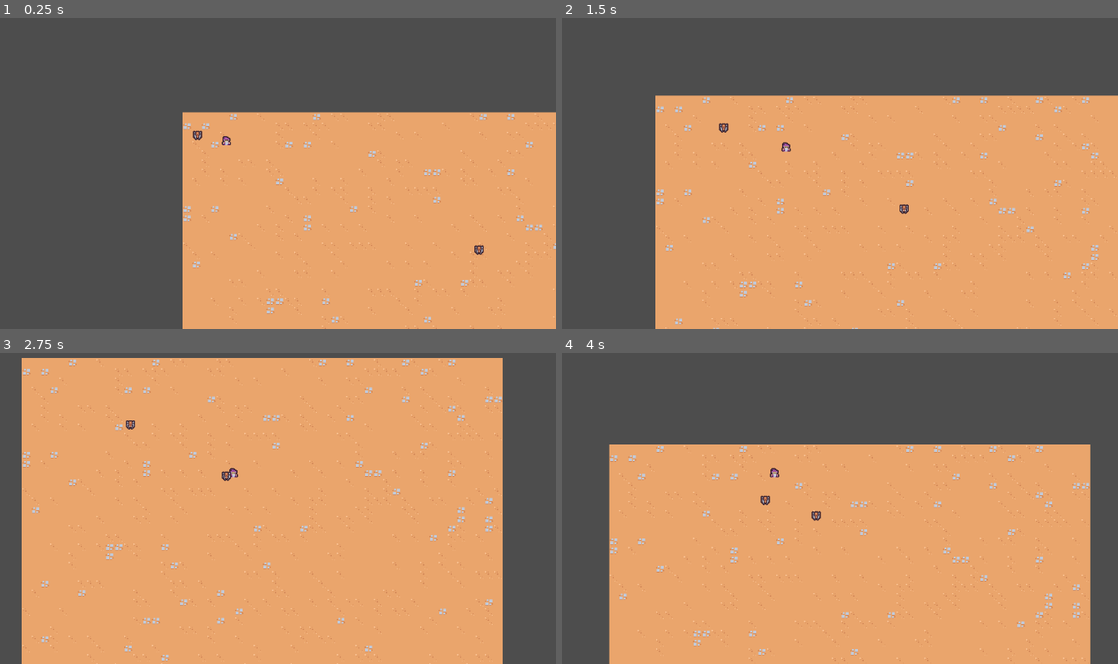
Above: before the commit, frames 1-4 (two rows, left to right).
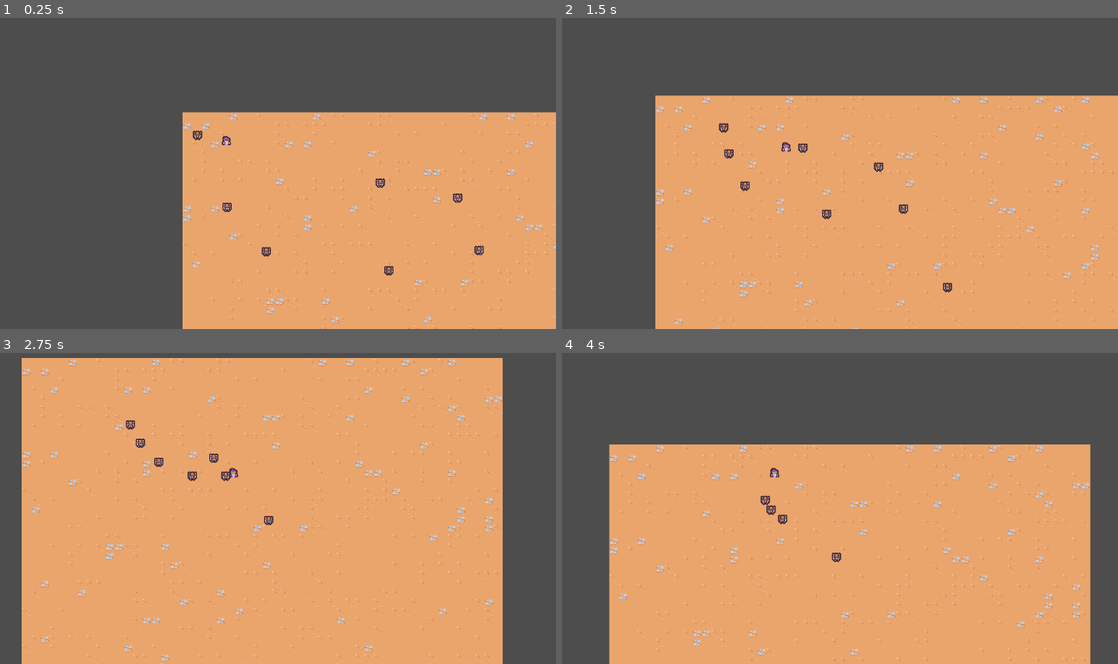
Above: after the commit, the same moments.

Repository: malefooo/godot-study
Game: Godot game, scene res://scenes/main/main.tscn
Same seed, same stepped clock (60 frames per second), same inputs: the game is played once before the commit and once after it.
Inputs:
- Up to frame 1 (0.25 s): no input
- Up to frame 2 (1.5 s): hold D (move_right) 0.53-1.28 s; hold S (move_down) from 1.28 s (still down)
- Up to frame 3 (2.75 s): release S (move_down) at 2.03 s; hold D (move_right) from 2.03 s (still down)
- Up to frame 4 (4 s): release D (move_right) at 2.78 s; hold W (move_up) 2.78-3.53 s; hold A (move_left) from 3.53 s (still down)

The runs differ from the first frame. In frame 1, 0.3% of the frame differs, in the area x 40-88%, y 51-83%; in frame 2, 0.3%, in the area x 29-71%, y 40-89%; in frame 3, 0.3%; in frame 4, 0.2%.

Commit message:
Szw 12 (#35)
* di san ci zuoye

* di wu ci zuo ye

* Commit message

* di shi ci zuo ye

* di shi er ci cuo ye

Diff:
--- a/project.godot
+++ b/project.godot
@@ -14,6 +14,10 @@
 run/main_scene="res://scenes/main/main.tscn"
 config/features=PackedStringArray("4.2", "Forward Plus")
 config/icon="res://icon.svg"
+
+[debug]
+
+gdscript/warnings/unused_parameter=0
 
 [input]
 
@@ -42,6 +46,13 @@
 ]
 }
 
+[layer_names]
+
+2d_physics/layer_1="Terrain"
+2d_physics/layer_2="Player"
+2d_physics/layer_3="Enemy"
+
 [rendering]
 
 textures/canvas_textures/default_texture_filter=0
+2d/snap/snap_2d_transforms_to_pixel=true
--- a/scenes/ability/sword_ability/sword_ability.tscn
+++ b/scenes/ability/sword_ability/sword_ability.tscn
@@ -1,6 +1,45 @@
-[gd_scene load_steps=5 format=3 uid="uid://dulwmwlb67kmf"]
+[gd_scene load_steps=6 format=3 uid="uid://dulwmwlb67kmf"]
 
 [ext_resource type="Texture2D" uid="uid://ds8pxam5bqwr1" path="res://scenes/ability/sword_ability/sword.png" id="1_jbjs7"]
+
+[sub_resource type="Animation" id="Animation_tw37k"]
+length = 0.001
+tracks/0/type = "value"
+tracks/0/imported = false
+tracks/0/enabled = true
+tracks/0/path = NodePath("Sprite2D:rotation")
+tracks/0/interp = 1
+tracks/0/loop_wrap = true
+tracks/0/keys = {
+"times": PackedFloat32Array(0),
+"transitions": PackedFloat32Array(1),
+"update": 0,
+"values": [0.0]
+}
+tracks/1/type = "value"
+tracks/1/imported = false
+tracks/1/enabled = true
+tracks/1/path = NodePath("Sprite2D:scale")
+tracks/1/interp = 1
+tracks/1/loop_wrap = true
+tracks/1/keys = {
+"times": PackedFloat32Array(0),
+"transitions": PackedFloat32Array(1),
+"update": 0,
+"values": [Vector2(1, 1)]
+}
+tracks/2/type = "value"
+tracks/2/imported = false
+tracks/2/enabled = true
+tracks/2/path = NodePath("Area2D/CollisionShape2D:disabled")
+tracks/2/interp = 1
+tracks/2/loop_wrap = true
+tracks/2/keys = {
+"times": PackedFloat32Array(0),
+"transitions": PackedFloat32Array(1),
+"update": 1,
+"values": [true]
+}
 
 [sub_resource type="Animation" id="Animation_0303o"]
 resource_name = "swing"
@@ -44,32 +83,17 @@
 "method": &"queue_free"
 }]
 }
-
-[sub_resource type="Animation" id="Animation_tw37k"]
-length = 0.001
-tracks/0/type = "value"
-tracks/0/imported = false
-tracks/0/enabled = true
-tracks/0/path = NodePath("Sprite2D:rotation")
-tracks/0/interp = 1
-tracks/0/loop_wrap = true
-tracks/0/keys = {
-"times": PackedFloat32Array(0),
-"transitions": PackedFloat32Array(1),
-"update": 0,
-"values": [0.0]
-}
-tracks/1/type = "value"
-tracks/1/imported = false
-tracks/1/enabled = true
-tracks/1/path = NodePath("Sprite2D:scale")
-tracks/1/interp = 1
-tracks/1/loop_wrap = true
-tracks/1/keys = {
-"times": PackedFloat32Array(0),
-"transitions": PackedFloat32Array(1),
-"update": 0,
-"values": [Vector2(1, 1)]
+tracks/3/type = "value"
+tracks/3/imported = false
+tracks/3/enabled = true
+tracks/3/path = NodePath("Area2D/CollisionShape2D:disabled")
+tracks/3/interp = 1
+tracks/3/loop_wrap = true
+tracks/3/keys = {
+"times": PackedFloat32Array(0, 0.2, 0.4),
+"transitions": PackedFloat32Array(1, 1, 1),
+"update": 1,
+"values": [true, false, true]
 }
 
 [sub_resource type="AnimationLibrary" id="AnimationLibrary_5wpyv"]
@@ -77,6 +101,9 @@
 "RESET": SubResource("Animation_tw37k"),
 "swing": SubResource("Animation_0303o")
 }
+
+[sub_resource type="RectangleShape2D" id="RectangleShape2D_cge2h"]
+size = Vector2(30, 30)
 
 [node name="SwordAbility" type="Node2D"]
 
@@ -90,3 +117,12 @@
 position = Vector2(0, -4)
 rotation = -0.00661122
 texture = ExtResource("1_jbjs7")
+
+[node name="Area2D" type="Area2D" parent="."]
+collision_layer = 4
+collision_mask = 0
+
+[node name="CollisionShape2D" type="CollisionShape2D" parent="Area2D"]
+position = Vector2(15, -1)
+shape = SubResource("RectangleShape2D_cge2h")
+disabled = true
--- a/scenes/ability/sword_ability_controller/sword_ability_controller.gd
+++ b/scenes/ability/sword_ability_controller/sword_ability_controller.gd
@@ -32,3 +32,7 @@
 	var sword_instance = sword_ability.instantiate() as Node2D
 	player.get_parent().add_child(sword_instance)
 	sword_instance.global_position = enemies[0].global_position
+	sword_instance.global_position += Vector2.RIGHT.rotated(randf_range(0,TAU)) * 4
+
+	var enemy_direction = enemies[0].global_position - sword_instance.global_position
+	sword_instance.rotation = enemy_direction.angle()
--- a/scenes/basic_enemy/basic_enemy.gd
+++ b/scenes/basic_enemy/basic_enemy.gd
@@ -4,7 +4,7 @@
 
 # Called when the node enters the scene tree for the first time.
 func _ready():
-	pass # Replace with function body.
+	$Area2D.area_entered.connect(on_area_entered)
 
 
 # Called every frame. 'delta' is the elapsed time since the previous frame.
@@ -19,3 +19,7 @@
 	if player_nodes != null:
 		return (player_nodes.global_position - global_position).normalized()
 		return Vector2.ZERO
+
+
+func on_area_entered(other_ared: Area2D):
+	queue_free()
--- a/scenes/basic_enemy/basic_enemy.tscn
+++ b/scenes/basic_enemy/basic_enemy.tscn
@@ -1,7 +1,10 @@
-[gd_scene load_steps=4 format=3 uid="uid://bh5yyox5bl7sd"]
+[gd_scene load_steps=5 format=3 uid="uid://bh5yyox5bl7sd"]
 
 [ext_resource type="Script" path="res://scenes/basic_enemy/basic_enemy.gd" id="1_78ac2"]
 [ext_resource type="Texture2D" uid="uid://7f5l1takq0bi" path="res://scenes/basic_enemy/basic_enemy.png" id="2_i4x6t"]
+
+[sub_resource type="CircleShape2D" id="CircleShape2D_hpf0v"]
+radius = 12.0
 
 [sub_resource type="CircleShape2D" id="CircleShape2D_djaqv"]
 radius = 5.0
@@ -10,6 +13,13 @@
 collision_layer = 0
 script = ExtResource("1_78ac2")
 
+[node name="Area2D" type="Area2D" parent="."]
+collision_layer = 0
+collision_mask = 4
+
+[node name="CollisionShape2D" type="CollisionShape2D" parent="Area2D"]
+shape = SubResource("CircleShape2D_hpf0v")
+
 [node name="Sprite2D" type="Sprite2D" parent="."]
 position = Vector2(0, 4)
 texture = ExtResource("2_i4x6t")
--- a/scenes/main/main.tscn
+++ b/scenes/main/main.tscn
@@ -22,3 +22,21 @@
 
 [node name="BasicEnemy2" parent="." instance=ExtResource("4_fv18r")]
 position = Vector2(530, 247)
+
+[node name="BasicEnemy3" parent="." instance=ExtResource("4_fv18r")]
+position = Vector2(594, 401)
+
+[node name="BasicEnemy4" parent="." instance=ExtResource("4_fv18r")]
+position = Vector2(372, 287)
+
+[node name="BasicEnemy5" parent="." instance=ExtResource("4_fv18r")]
+position = Vector2(77, 184)
+
+[node name="BasicEnemy6" parent="." instance=ExtResource("4_fv18r")]
+position = Vector2(360, 127)
+
+[node name="BasicEnemy7" parent="." instance=ExtResource("4_fv18r")]
+position = Vector2(494, 153)
+
+[node name="BasicEnemy8" parent="." instance=ExtResource("4_fv18r")]
+position = Vector2(151, 260)
